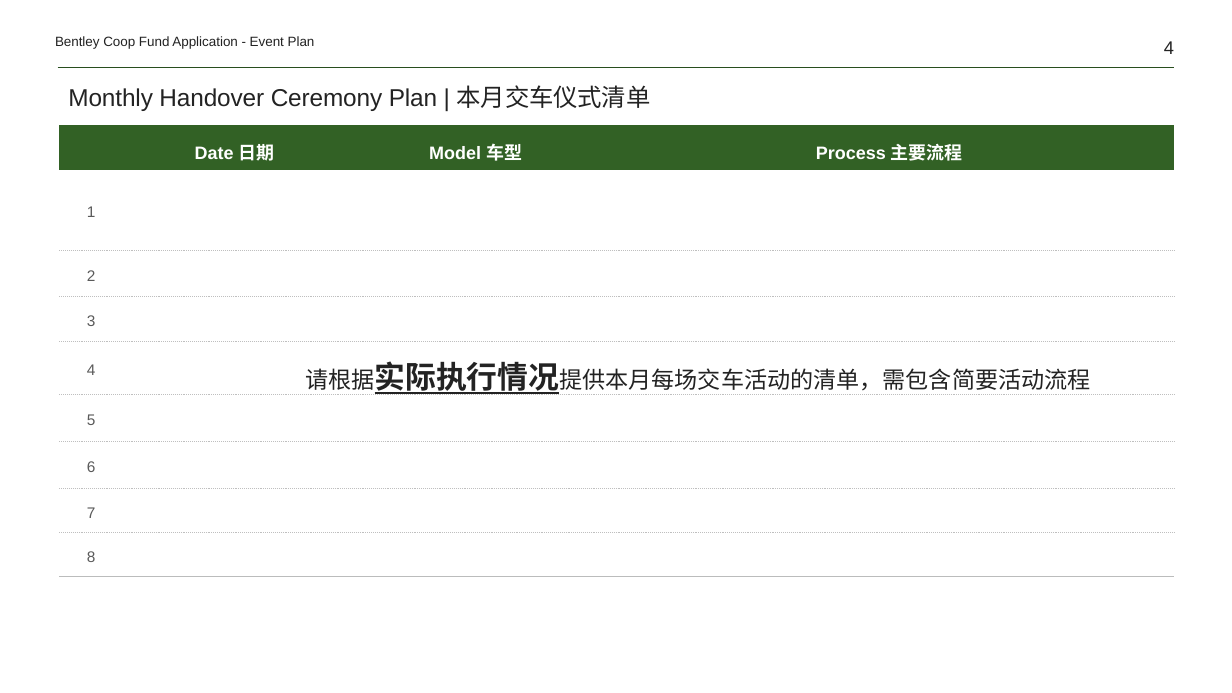
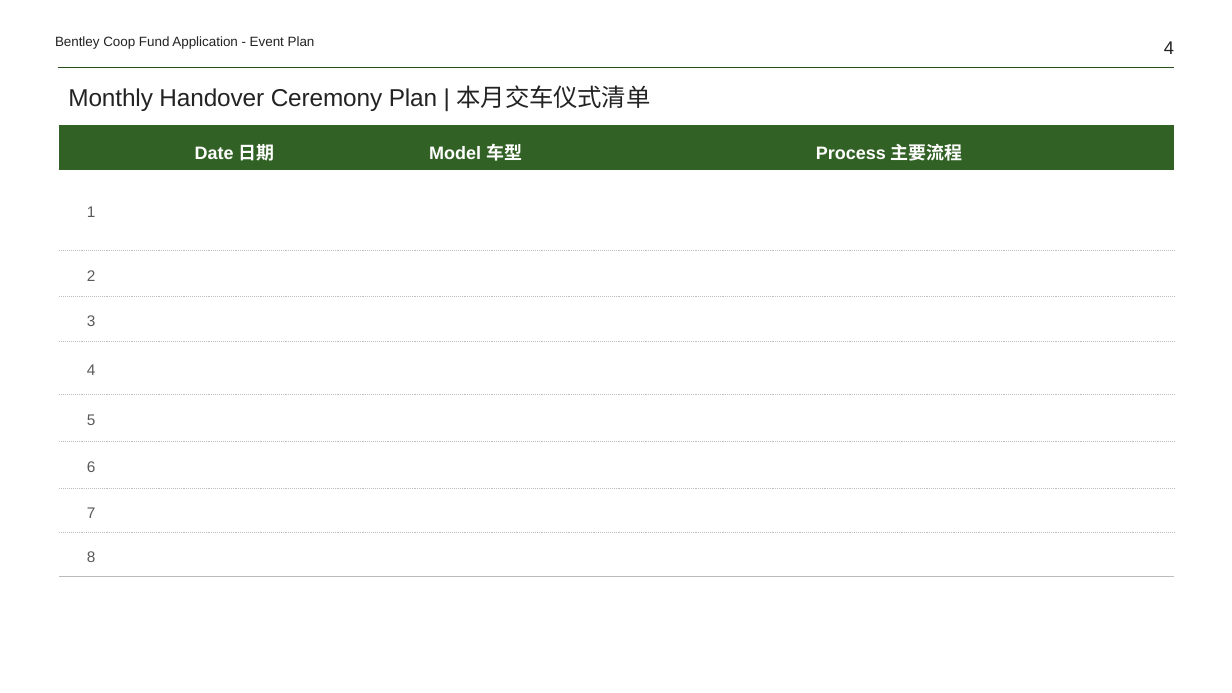
Before and after one commit to Yrtech-Tony/com.yrtech.Bentley.API.Upgrade, a slide deck: slide 4 of com.yrtech.bentleyAPI/com.yrtech.InventoryAPI/template/2022 Dealer Coop fund event report template-handover ceremony.pptx. Drawn at 1232x693 pixels with LibreOffice and Linux fonts; fonts in the diff are those of the drawing. Boxes give left, top, right and bottom in pixels: in the first picture for what was removed or moved away, otherwise in the second. Text is boxed around its words. In the diff, an @@ line names an element or a change of style, - is before the commit and + after.

```diff
--- a/com.yrtech.bentleyAPI/com.yrtech.InventoryAPI/template/2022 Dealer Coop fund event report template-handover ceremony.pptx
+++ b/com.yrtech.bentleyAPI/com.yrtech.InventoryAPI/template/2022 Dealer Coop fund event report template-handover ceremony.pptx
@@ text removed at bbox=[305, 361, 1090, 395] @@
-请根据实际执行情况提供本月每场交车活动的清单，需包含简要活动流程
```
Also in this commit, not shown: 2 other slides changed, 12 other files.
